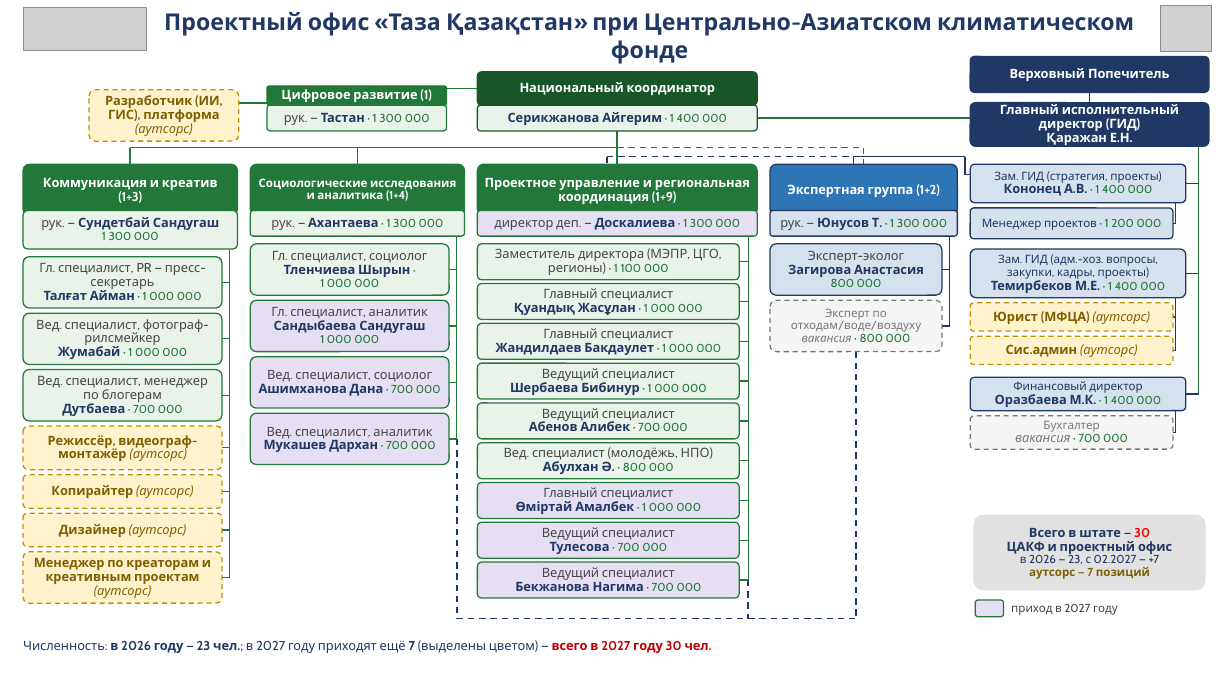
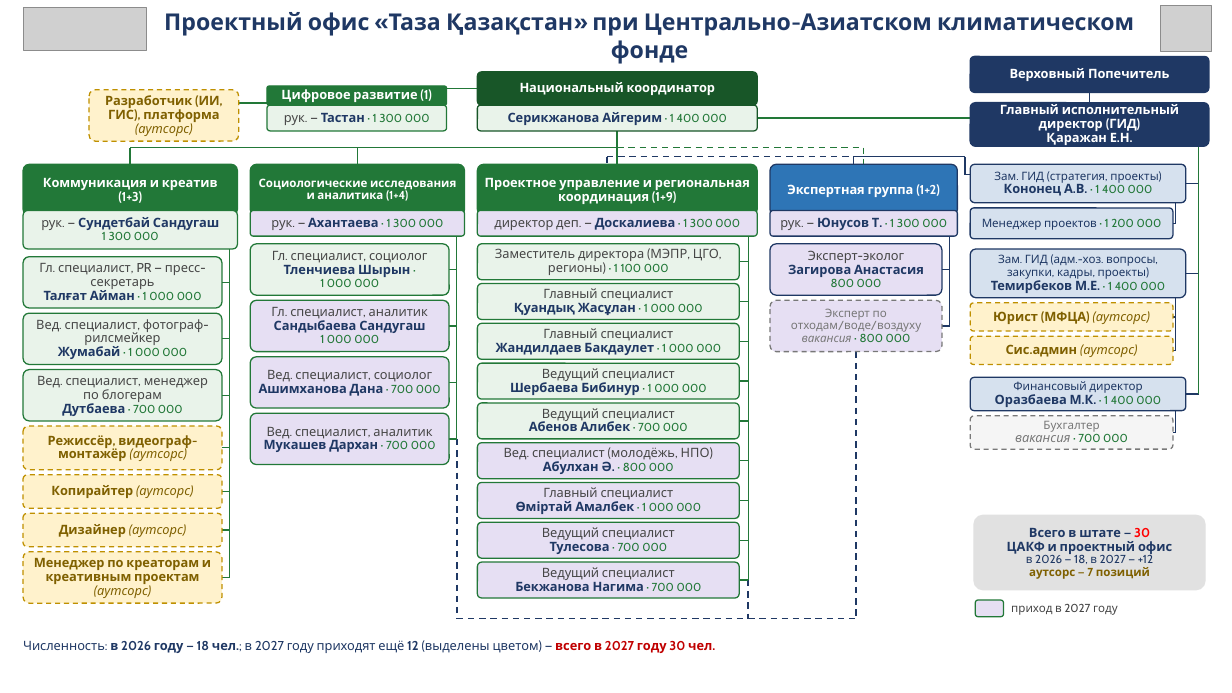
Before and after one commit to murat01042014/obsidian-vault, a slide deck: slide 1 of TAZA/_документы/Структура ЦАКФ и проектного офиса ТК.pptx. Drawn at 1232x693 pixels with LibreOffice and Linux fonts; fonts in the diff are those of the drawing; grey boxes stand for pictures. Boxes give left, top, right and bottom in pixels: in the first picture for what was removed or moved away, otherwise in the second. Text is boxed around its words. In the diff, an @@ line names an element or a change of style, - is before the commit and + after.

```diff
--- a/TAZA/_документы/Структура ЦАКФ и проектного офиса ТК.pptx
+++ b/TAZA/_документы/Структура ЦАКФ и проектного офиса ТК.pptx
@@ rounded rectangle "рук. — Ахантаева · 1 ..." at (250,211,465,237): fill #E9F3EA to #E6DFF3 @@
@@ rounded rectangle "рук. — Юнусов Т. · ..." at (770,211,958,237): fill #D6E1EE to #E6DFF3 @@
@@ rounded rectangle "Эксперт-эколог" at (770,244,942,296): fill #D6E1EE to #E6DFF3 @@
@@ rounded rectangle "Эксперт по отходам/воде/воздуху" at (770,300,942,352): fill #F5F5F5 to #E6DFF3 @@
@@ rounded rectangle "Вед. специалист (молодёжь, НПО)" at (478,443,739,479): fill #E9F3EA to #E6DFF3 @@
@@ text in rounded rectangle at (1026,555,1153,564): text changed @@
-в 2026 — 23, с 02.2027 — +7
+в 2026 — 18, в 2027 — +12
@@ text at (23,640,712,653): text changed @@
-Численность: в 2026 году — 23 чел.; в 2027 году приходят ещё 7 (выделены цветом) — всего в 2027 году 30 чел.
+Численность: в 2026 году — 18 чел.; в 2027 году приходят ещё 12 (выделены цветом) — всего в 2027 году 30 чел.
```
Also in this commit, not shown: 6 other files.
